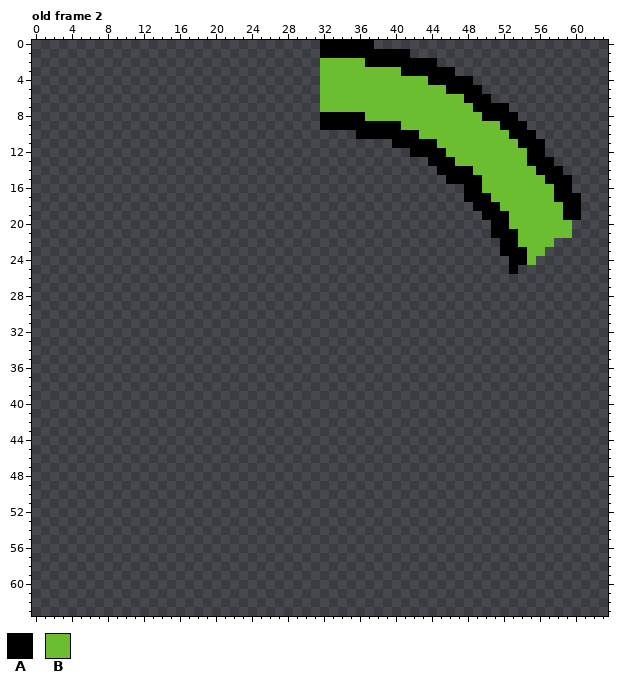
One commit to this pixel-art file: PIR_Jeu/Assets/Sprites/Vaisseau/Cooldown/Cooldown.ase. Above is the file before it was changed.
64x64 pixels, 11 frames. Shown: old frame 2. The commit also changed other frames, which this record leaves out.
Palette (. is transparent): A #000000  B #6abe30
Pixels before, old frame 2 (only the part around the change), first column x 27:
 0 .....AAAAAA..........................
 1 .....AAAAAAAAAA......................
 2 .....BBBBBAAAAAAAA...................
 3 .....BBBBBBBBBAAAAAA.................
 4 .....BBBBBBBBBBBBAAAAA...............
 5 .....BBBBBBBBBBBBBBAAAA..............
 6 .....BBBBBBBBBBBBBBBBAAA.............
 7 .....BBBBBBBBBBBBBBBBBAAAA...........
 8 .....AAAAABBBBBBBBBBBBBAAAA..........
 9 .....AAAAAAAAABBBBBBBBBBBAAA.........
10 .........AAAAAAABBBBBBBBBBAAA........
11 .............AAAAABBBBBBBBBAAA.......
12 ...............AAAABBBBBBBBBAA.......
13 .................AAABBBBBBBBAAA......
14 ..................AAAABBBBBBBAAA.....
15 ...................AAAABBBBBBBAAA....
16 .....................AABBBBBBBBAA....
17 .....................AAABBBBBBBAAA...
18 ......................AAABBBBBBBAA...
19 .......................AAABBBBBBAA...
20 ........................AABBBBBBB....
21 ........................AAABBBBBB....
22 .........................AABBBB......
23 .........................AAABB.......
24 ..........................AAB........
25 ..........................A..........
26 .....................................
27 .....................................
28 .....................................
29 .....................................
30 .....................................
31 .....................................
32 .....................................
33 .....................................
34 .....................................
35 .....................................
36 .....................................
37 .....................................
38 .....................................
39 .....................................
40 .....................................
After the commit:
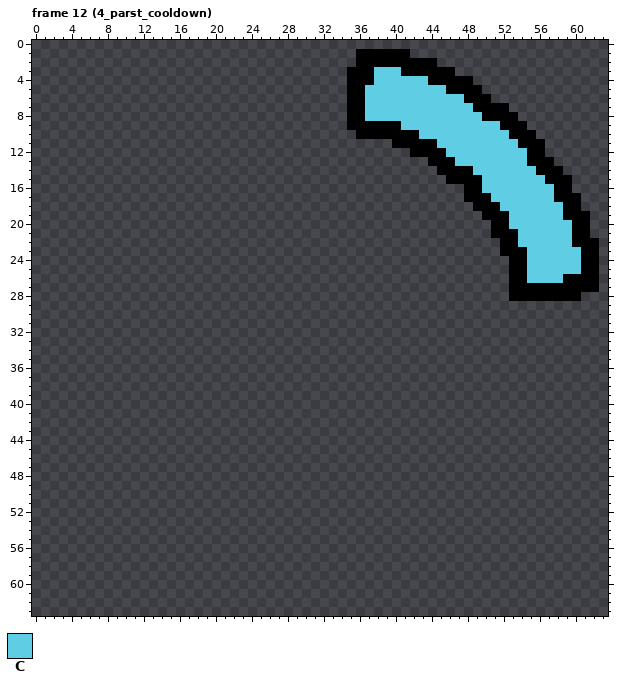
Colours new in this view: C #5fcde4
A new or re-ordered frame is compared with the old frame closest to it.
Changes in this commit:
frames 11 -> 15
Changed rows in their new state; - is an unchanged pixel.
Frame 12 (4_parst_cooldown) is new; against old frame 2:
first column x 32:
 0 ......-------------------------
 1 ....---------------------------
 2 ....A--------------------------
 3 ...AAACCC----------------------
 4 ...AAACCCCCC-------------------
 5 ...AACCCCCCCCC-----------------
 6 ...AACCCCCCCCCCC---------------
 7 ...AACCCCCCCCCCCC--------------
 8 ...--CCCCCCCCCCCCC-------------
 9 ...------CCCCCCCCCCC-----------
10 -----------CCCCCCCCCC----------
11 -------------CCCCCCCCC---------
12 --------------CCCCCCCCC--------
13 ---------------CCCCCCCC--------
14 -----------------CCCCCCC-------
15 ------------------CCCCCCC------
16 ------------------CCCCCCCC-----
17 -------------------CCCCCCC-----
18 --------------------CCCCCCC----
19 ---------------------CCCCCC--A-
20 ---------------------CCCCCCCAA-
21 ----------------------CCCCCCAA-
22 ----------------------CCCCCCAAA
23 -----------------------CCCCCCAA
24 -----------------------CCCCCCAA
25 ----------------------ACCCCCCAA
26 ---------------------AACCCCAAAA
27 ---------------------AAAAAAAAAA
28 ---------------------AAAAAAAA--
Where, in picture pixels (left, top, right, bottom), the same in both pictures:
changed: (320, 40, 599, 301)
